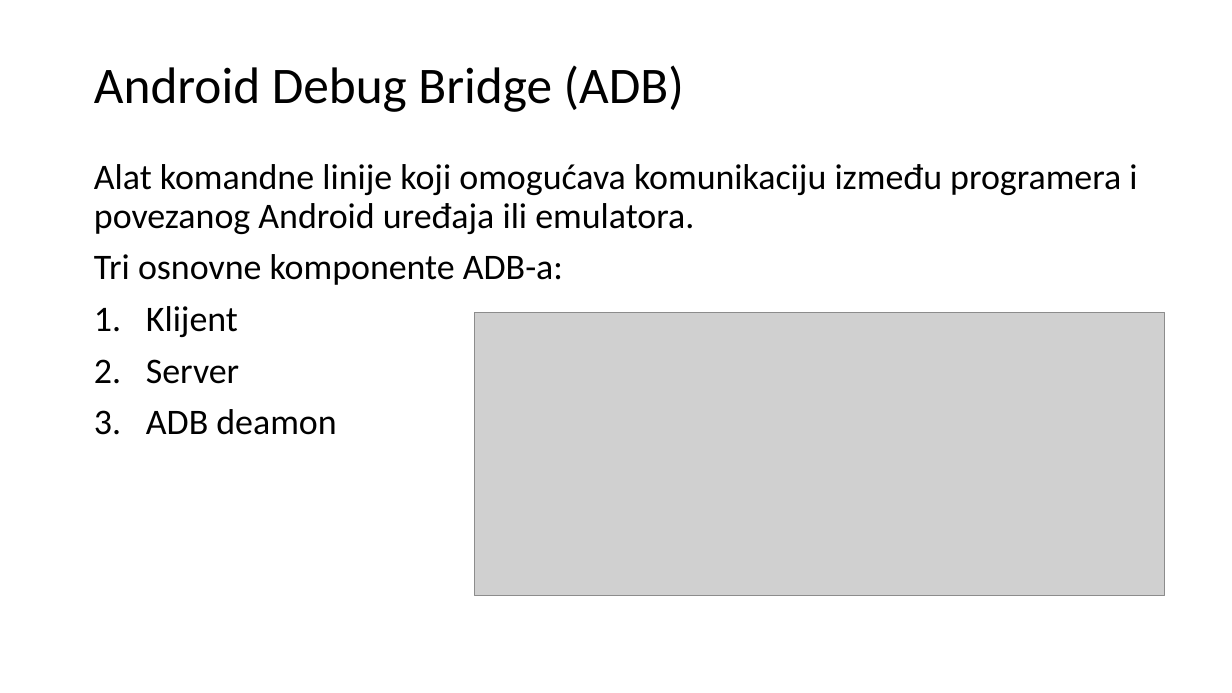
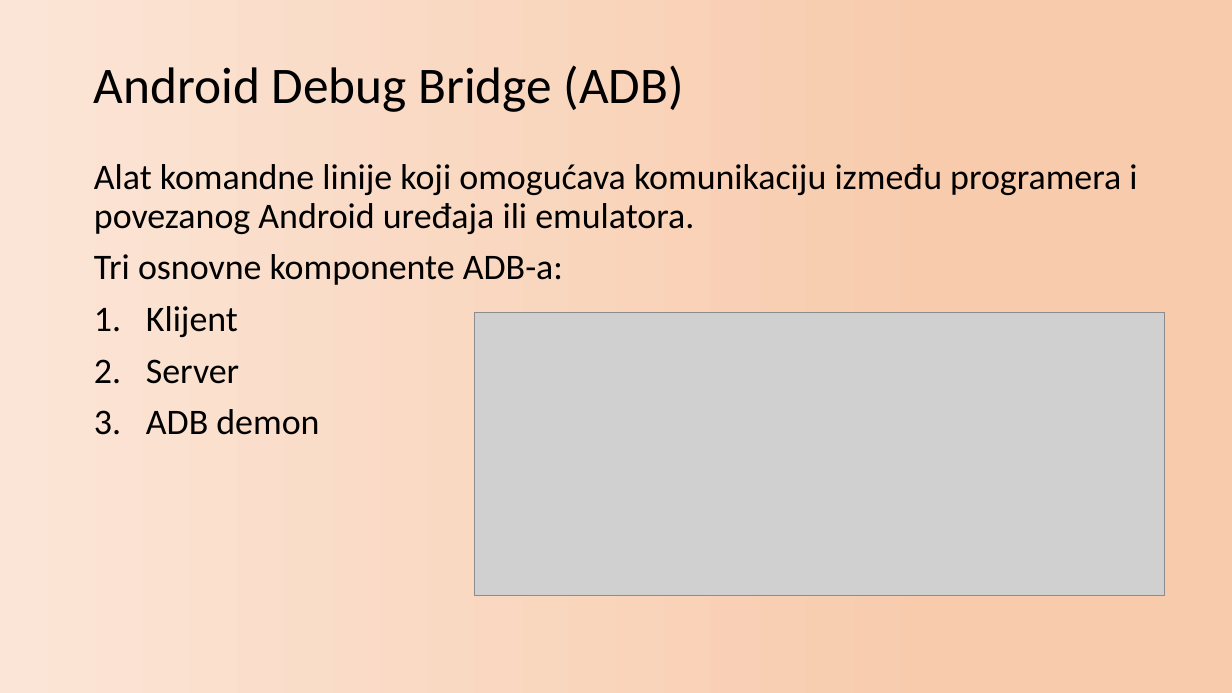
Before and after one commit to zvasiccc/DigitalnaForenzika, a slide deck: slide 2 of Primena ADB alata u analizi Android uređaja.pptx. Drawn at 1232x693 pixels with LibreOffice and Linux fonts; fonts in the diff are those of the drawing; grey boxes stand for pictures. Boxes give left, top, right and bottom in pixels: in the first picture for what was removed or moved away, otherwise in the second. Text is boxed around its words. In the diff, an @@ line names an element or a change of style, - is before the commit and + after.

```diff
--- a/Primena ADB alata u analizi Android uređaja.pptx
+++ b/Primena ADB alata u analizi Android uređaja.pptx
@@ background #FFFFFF to gradient #FBE5D6 to #F8CBAD @@
@@ text at <box>146,409,319,435</box>: text changed @@
-3. ADB deamon
+3. ADB demon
```
Also in this commit, not shown: 13 other slides changed, 2 slides added, 2 other files.
